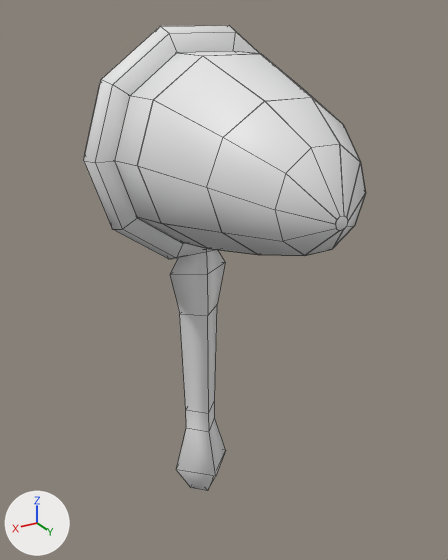
What one commit did to the FBX model 64x64/Assets/Assets/Models/Net.fbx.
The view is the same before and after, from a 50 mm lens placed at (1.39, 2.54, 1.65), pointed at (0.01, 0.24, 0.5). Lighting does not change. The marker at lower left points along +X, +Y and +Z. Mesh edges are drawn as thin lines. Where no turn or scale is listed for an object, it has been applied to the vertices.

Objects in the first picture: 'Net'.
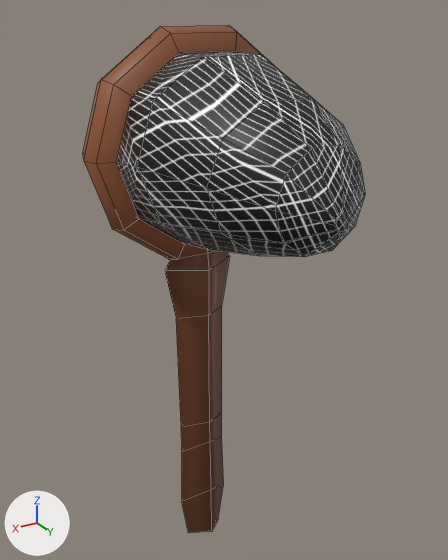
Location of each change, (x1, y1, x2, y2) in pixels of the pictures (448 x 560 px):
'Net', reshaped (9% taller)
    before: (84, 25, 365, 491)
    after: (83, 25, 365, 533)
part 1 of me_cube_001, cut back
    before: (115, 51, 343, 166)
    after: (117, 52, 336, 167)
part 2 of me_cube_001, recoloured (white to brown)
    before: (84, 25, 259, 491)
    after: (83, 25, 270, 533)
part 3 of me_cube_001, recoloured (white to grey)
    both: (116, 101, 365, 256)

The change, as a list of edits to the scene's bpy script:
```text
Add img_web2_png:
    img_web2_png = load_image('Web2.png', '../Materials/Web2.png', 64, 64, 'sRGB')
Add img_nettext_png:
    img_nettext_png = load_image('NetText.png', '../Materials/NetText.png', 64, 64, 'sRGB')
Add mat_net_web:
    mat_net_web = principled_material('Net_Web')
    mat_net_web.texture = img_web2_png
Add mat_net_wood:
    mat_net_wood = principled_material('Net_Wood')
    mat_net_wood.texture = img_nettext_png
Change me_cube_001:
    used by ob_net; location = (0.0, -0.029, 0.5)
    remove me_cube_001.from_pydata(...)  # 179 vertices, 170 faces; spans x -0.55..0.55, y -0.16..1.04, z -1.43..1.1
    add me_cube_001.from_pydata(...)  # 139 vertices, 129 faces; spans x -0.55..0.55, y -0.14..1.04, z -1.75..1.1
    me_cube_001 part 1
    42 vertices are removed from x -0.44..0.44, y 0.06..1.04, z 0.2..1.0
    53 faces are deleted
    20 vertices in x -0.52..0.52, y 0.09..0.11, z 0.07..1.07 move by (0.0, 0.01, 0.0)
    10 vertices in x -0.5..0.5, y -0.12, z 0.1..1.05 move by (0.0, -0.02, 0.0)
    29 vertices move from x -0.16..0.16, y -0.16..0.16, z -1.43..0.09 to x -0.19..0.19, y -0.13..0.11, z -1.75..0.13
    2 vertices are added at (0.36, 0.06, 0.83), (-0.36, 0.06, 0.83)
    12 new faces join them, mat_net_web (picture img_web2_png)
    me_cube_001 part 2: 78 faces spanning x -0.55..0.55, y -0.14..0.12, z -1.75..1.1 switch from no material to mat_net_wood (picture img_nettext_png)
    me_cube_001 part 3: 39 faces spanning x -0.45..0.45, y 0.06..1.04, z 0.15..0.99 switch from no material to mat_net_web (picture img_web2_png)
```
